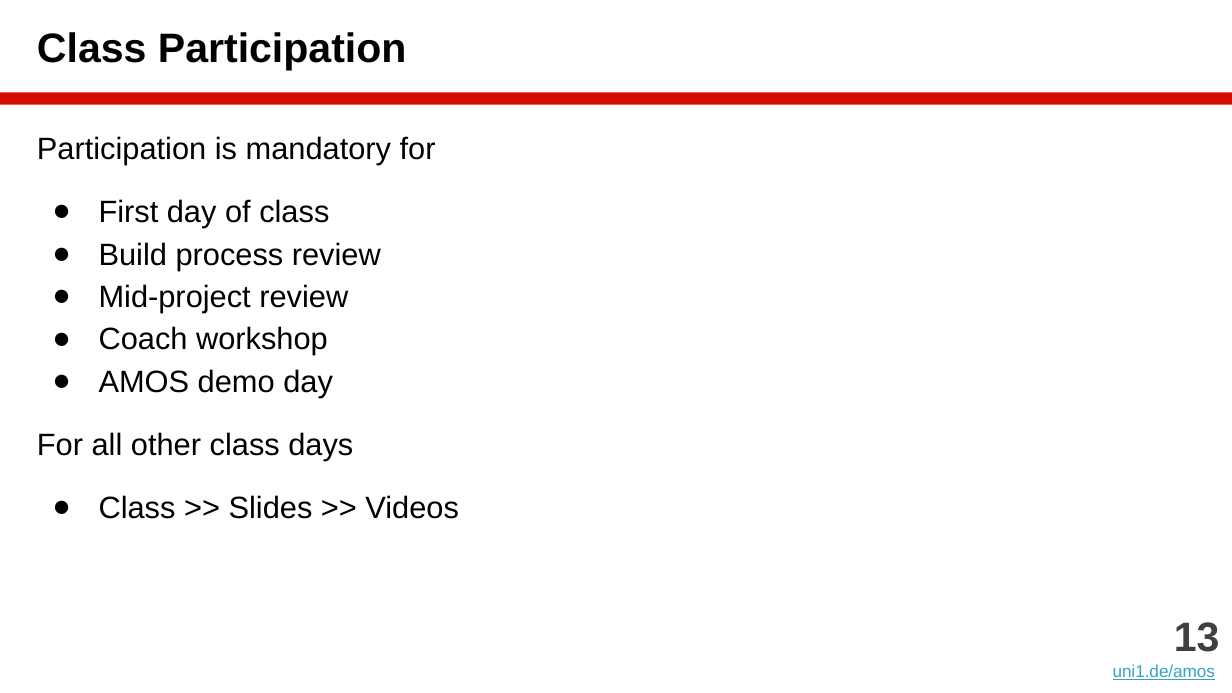
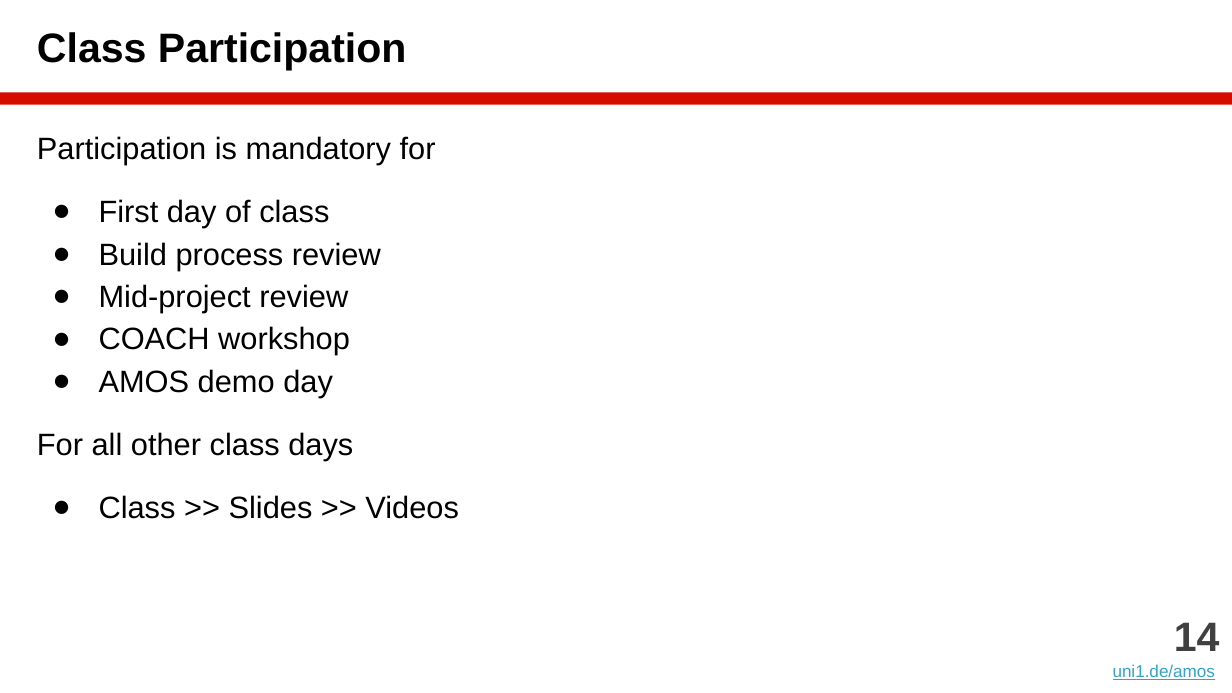
Before and after one commit to dirkriehle/amos-course, a slide deck: slide 14 of Lecture slides/AMOS A01 - Introduction.pptx (slide 13 before the commit). Drawn at 1232x693 pixels with LibreOffice and Linux fonts; fonts in the diff are those of the drawing. Boxes give left, top, right and bottom in pixels: in the first picture for what was removed or moved away, otherwise in the second. Text is boxed around its words. In the diff, an @@ line names an element or a change of style, - is before the commit and + after.

```diff
--- a/Lecture slides/AMOS A01 - Introduction.pptx
+++ b/Lecture slides/AMOS A01 - Introduction.pptx
@@ text at box(99, 326, 350, 355): text changed @@
-● Coach workshop
+● COACH workshop
@@ text at box(1174, 622, 1220, 651): text changed @@
-13
+14
```
Also in this commit, not shown: 12 other slides changed, 1 slide added, 3 other files.
